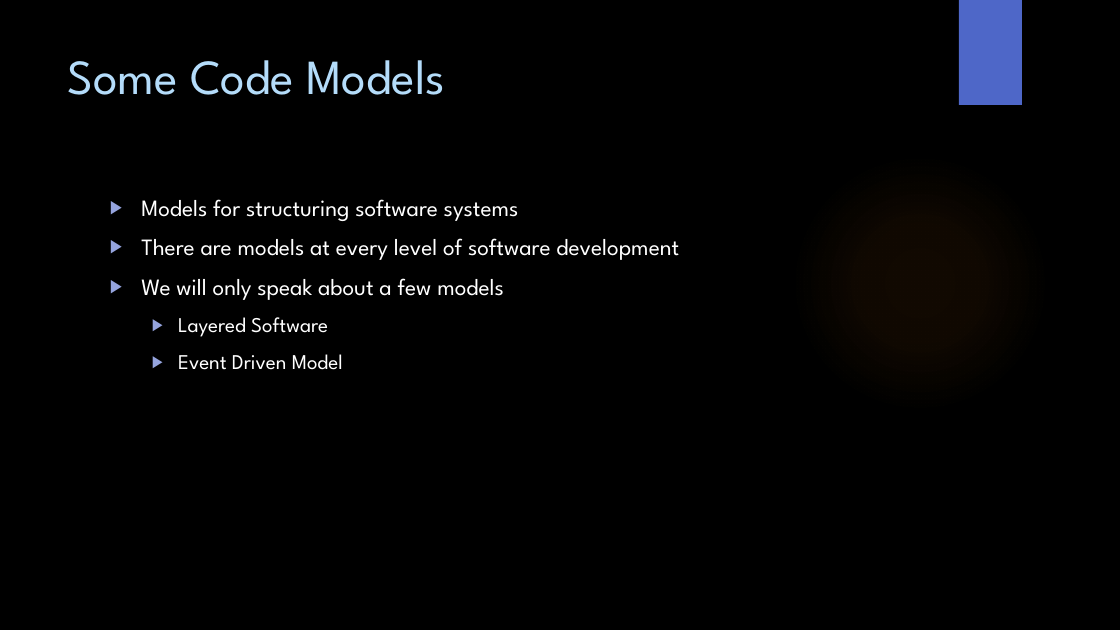
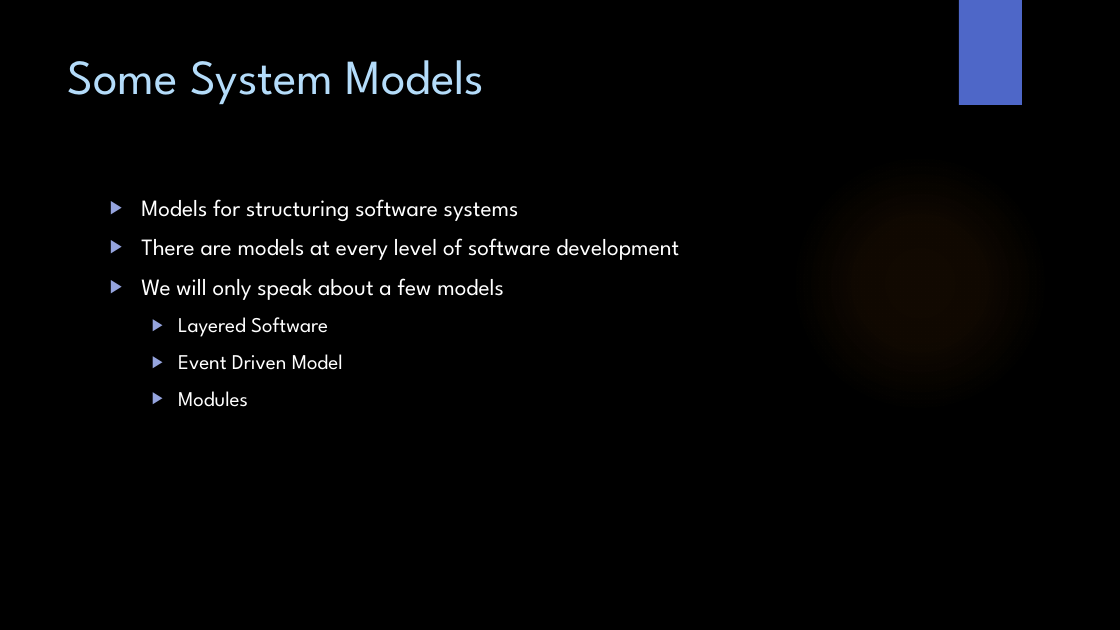
Before and after one commit to WitsSoftDev/SoftDev2016, a slide deck: slide 17 of Session 2/Softdev Session 2 2016.pptx. Drawn at 1120x630 pixels with LibreOffice and Linux fonts; fonts in the diff are those of the drawing; background and template pictures are left out. Boxes give left, top, right and bottom in pixels: in the first picture for what was removed or moved away, otherwise in the second. Text is boxed around its words. In the diff, an @@ line names an element or a change of style, - is before the commit and + after.

```diff
--- a/Session 2/Softdev Session 2 2016.pptx
+++ b/Session 2/Softdev Session 2 2016.pptx
@@ title at [68, 60, 485, 105]: text changed @@
-Some Code Models
+Some System Models
@@ text at [178, 391, 248, 407]: paragraph added @@
+  ▶ Modules
```
Also in this commit, not shown: 9 other slides changed, 5 other files.
